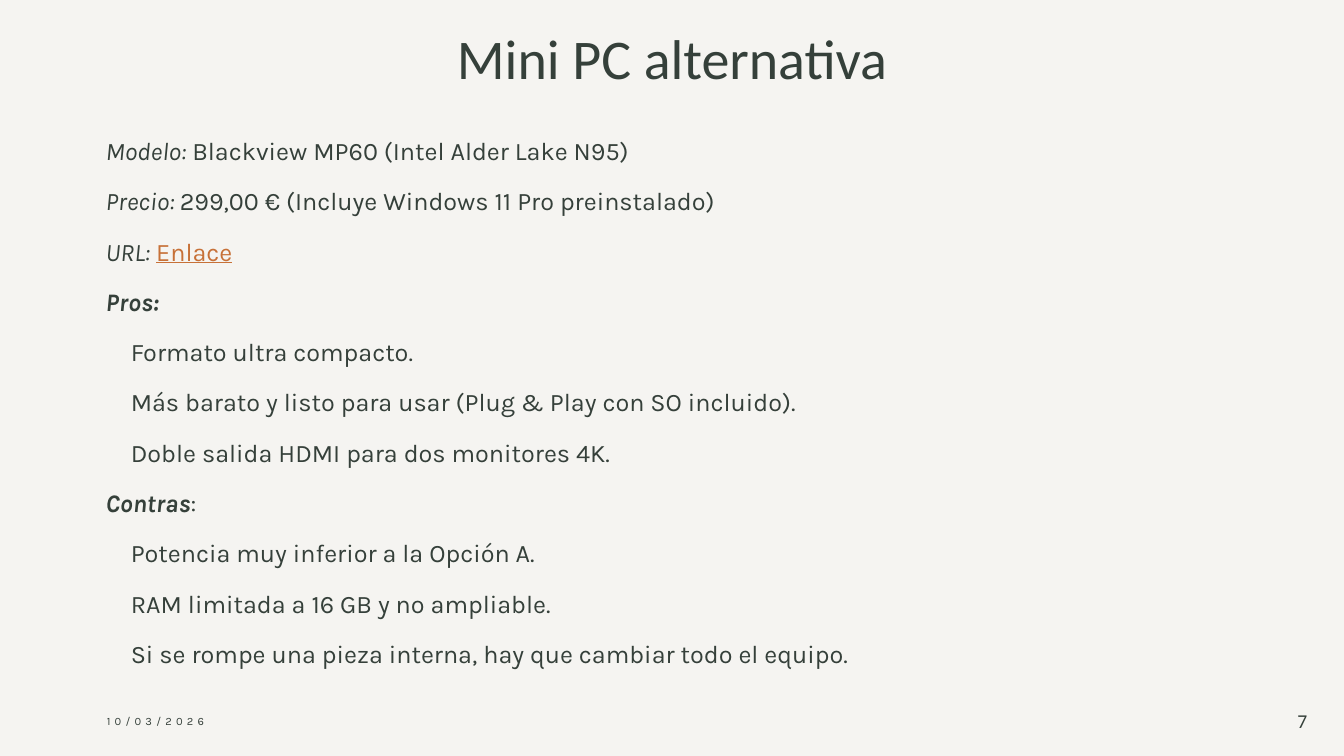
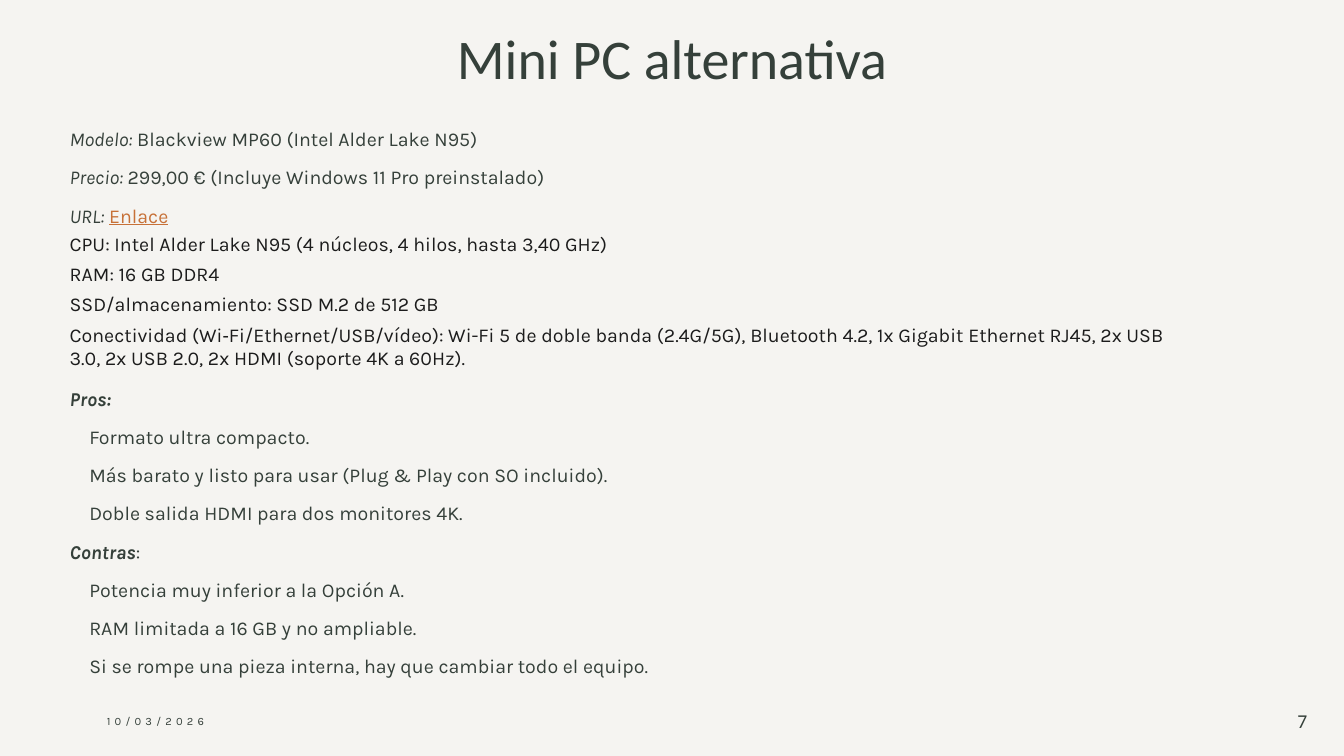
Before and after one commit to Javiborlor/Proyecto_RA1_UT3, a slide deck: slide 7 of retos/Reto_03_UT3_PC_Oficina_y_MiniPC/docs/Javier_Borrueco_Lorite_FHW_UT3_Reto_03.pptx. Drawn at 1344x756 pixels with LibreOffice and Linux fonts; fonts in the diff are those of the drawing. Boxes give left, top, right and bottom in pixels: in the first picture for what was removed or moved away, otherwise in the second. Text is boxed around its words. In the diff, an @@ line names an element or a change of style, - is before the commit and + after.

Commit message:
f
ff

```diff
--- a/retos/Reto_03_UT3_PC_Oficina_y_MiniPC/docs/Javier_Borrueco_Lorite_FHW_UT3_Reto_03.pptx
+++ b/retos/Reto_03_UT3_PC_Oficina_y_MiniPC/docs/Javier_Borrueco_Lorite_FHW_UT3_Reto_03.pptx
@@ text "Modelo: Blackview MP60 (Intel Alder ...": place and size @@
-text "Modelo: Blackview MP60 (Intel Alder ..." at <box>106,142,847,669</box>
+text "Modelo: Blackview MP60 (Intel Alder ..." at <box>70,132,1163,678</box>
@@ text at <box>70,132,648,678</box>: size 18 to 14 pt in "Modelo: Blackview MP60 (Intel Alder Lake N95)", "Precio: 299,00 € (Incluye Windows 11 Pro ...", "URL: Enlace", "Pros:" and 7 more places; less space between paragraphs @@
@@ text at <box>70,236,1163,370</box>: paragraphs added @@
+CPU: Intel Alder Lake N95 (4 núcleos, 4 hilos, hasta 3,40 GHz)
+RAM: 16 GB DDR4
+SSD/almacenamiento: SSD M.2 de 512 GB
+Conectividad (Wi‑Fi/Ethernet/USB/vídeo): Wi-Fi 5 de doble banda (2.4G/5G), Bluetooth 4.2, 1x Gigabit Ethernet RJ45, 2x USB 3.0, 2x USB 2.0, 2x HDMI (soporte 4K a 60Hz).
```
